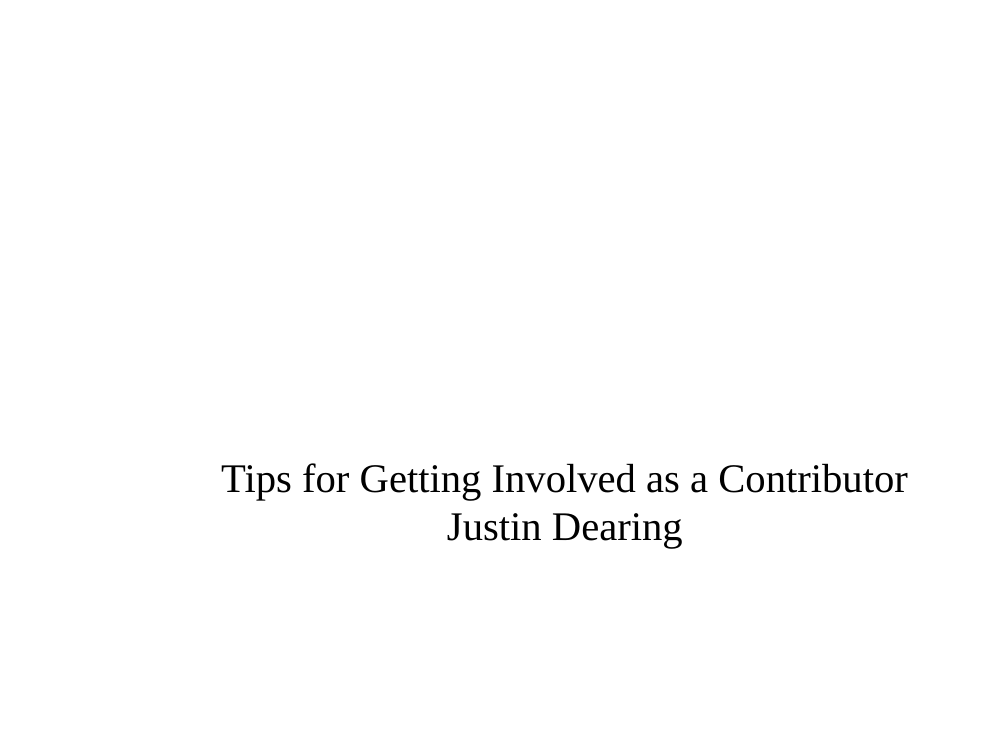
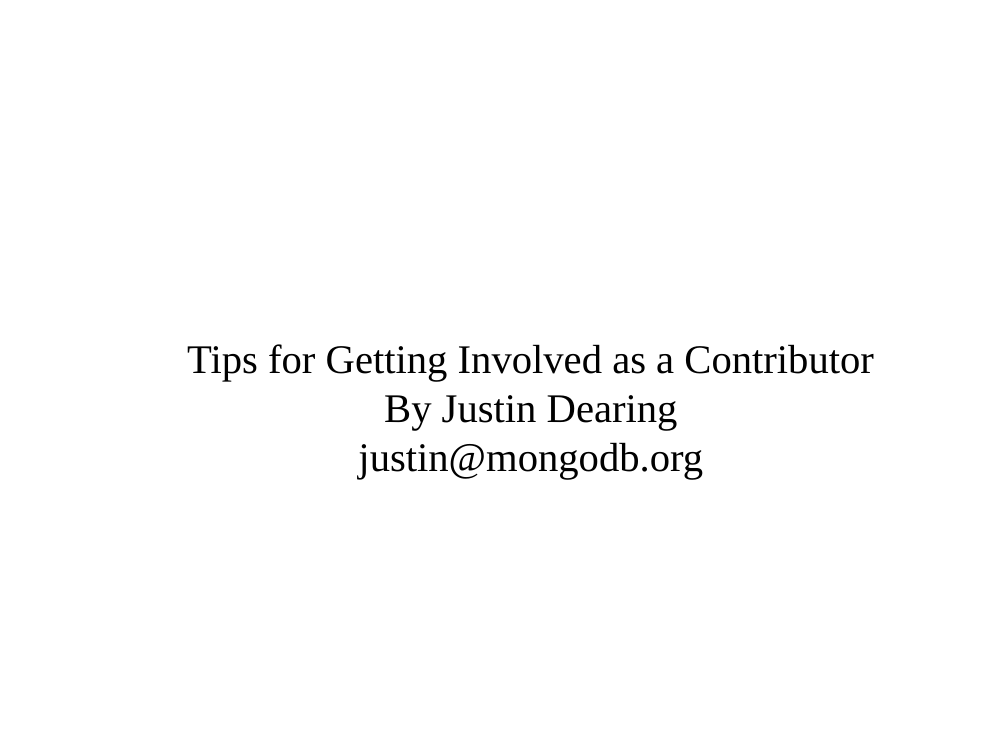
Before and after one commit to zippy1981/TalkMaterials, a slide deck: slide 1 of MongoDC/Tips for Getting Involved as a Contributor.odp. Drawn at 1008x756 pixels with LibreOffice and Linux fonts; fonts in the diff are those of the drawing; background and template pictures are left out. Boxes give left, top, right and bottom in pixels: in the first picture for what was removed or moved away, otherwise in the second. Text is boxed around its words. In the diff, an @@ line names an element or a change of style, - is before the commit and + after.

Commit message:
More slide tweaks.

```diff
--- a/MongoDC/Tips for Getting Involved as a Contributor.odp
+++ b/MongoDC/Tips for Getting Involved as a Contributor.odp
@@ subtitle "Tips for Getting Involved as ...": place and size @@
-subtitle "Tips for Getting Involved as ..." at <box>221,463,908,549</box>
+subtitle "Tips for Getting Involved as ..." at <box>187,344,874,479</box>
@@ subtitle at <box>358,395,703,479</box>: text changed @@
-Justin Dearing
+By Justin Dearing
+justin@mongodb.org
```
Also in this commit, not shown: 2 other slides changed, 4 slides added, 1 slide removed.
